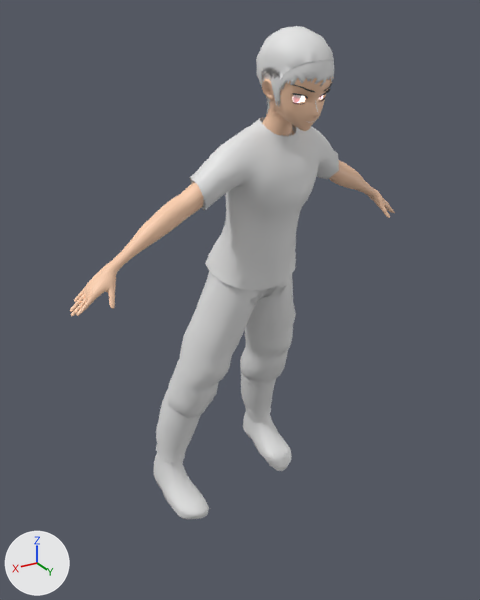
A saved change to the glTF model models/gameCharacter.glb.
Both versions are drawn from a camera (50 mm lens) standing at (0.976, 1.586, 1.456) and looking at (0.008, -0.026, 0.65). The lights are fixed; the arrows at lower left show +X, +Y and +Z. Where no turn or scale is listed for an object, it has been applied to the vertices. Vertices at the same position are counted once.

The older version as bpy lines, for what is in view:
```python
ob_boots_style1 = bpy.data.objects.new('boots.style1', me_plane)
ob_boots_style1.location = (0.0, 0.0, 0.826)
ob_cloth_style1 = bpy.data.objects.new('cloth.style1', me_mblab_anime_male_007)
ob_cloth_style1.location = (0.0, 0.0, 0.826)
ob_cloth_style2 = bpy.data.objects.new('cloth.style2', me_mblab_anime_male_013)
ob_cloth_style2.location = (0.0, 0.0, 0.826)
ob_cref = bpy.data.objects.new('cref', me_mblab_anime_male_002)
ob_cref.location = (0.0, 0.0, 0.826)
ob_cref2 = bpy.data.objects.new('cref2', me_mblab_anime_male_003)
ob_cref2.location = (0.0, 0.0, 0.826)
ob_eyebrows1_001 = bpy.data.objects.new('eyebrows1.001', me_mblab_anime_male_010)
ob_eyebrows1_001.location = (0.0, 0.0, 0.826)
ob_mainbody = bpy.data.objects.new('mainBody', me_mblab_anime_male_001)
ob_mainbody.location = (0.0, 0.0, 0.826)
ob_pantslongref2 = bpy.data.objects.new('pantsLONGREF2', me_mblab_anime_male_005)
ob_pantslongref2.location = (0.0, 0.0, 0.826)
ob_scalphairinside = bpy.data.objects.new('scalpHairInside', me_mblab_anime_male_015)
ob_scalphairinside.location = (0.0, 0.0, 0.826)
# also in view: 'scalphair' at (-0.011, 0.206, 1.29); 'pants.style2' at (0.009, -0.052, 0.567); 'pants.style1' at (0.014, -0.073, 0.487)
```
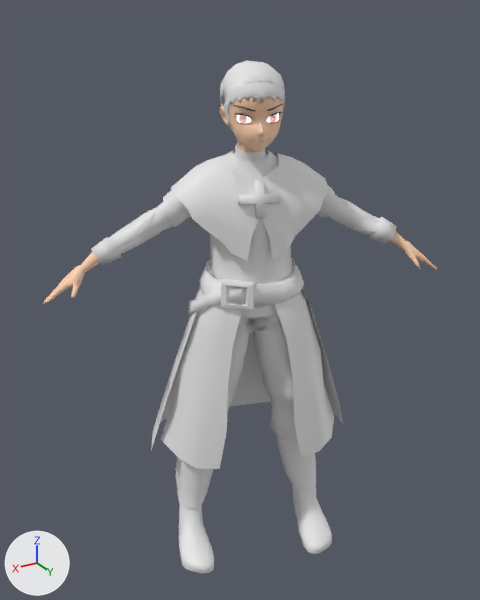
What changed in the scene script:
```text
Change me_plane:
    where me_plane.from_pydata(...)  # 470 vertices, 900 faces; spans x -0.263..0.255, y -0.305..0.011, z -0.928..-0.541
    me_plane part 1: the whole mesh is multiplied about its middle by the matrix ((0.891, 0.44, -0.113), (-0.455, 0.853, -0.255), (-0.016, 0.279, 0.96)), then moved by (0.003, 0.196, -0.13)
Change me_mblab_anime_male_007:
    remove me_mblab_anime_male_007.from_pydata(...)  # 722 vertices, 1390 faces; spans x -0.254..0.24, y -0.064..0.212, z -0.069..0.387
    add me_mblab_anime_male_007.from_pydata(...)  # 398 vertices, 745 faces; spans x -0.241..0.24, y -0.096..0.129, z -0.151..0.283
    me_mblab_anime_male_007 part 2: 722 vertices removed from x -0.254..0.24, y -0.064..0.212, z -0.069..0.387; 398 vertices added at x -0.241..0.24, y -0.096..0.129, z -0.151..0.283
Change me_mblab_anime_male_013:
    remove me_mblab_anime_male_013.from_pydata(...)  # 664 vertices, 1260 faces; spans x -0.249..0.236, y -0.071..0.209, z -0.091..0.362
    add me_mblab_anime_male_013.from_pydata(...)  # 409 vertices, 759 faces; spans x -0.233..0.237, y -0.09..0.129, z -0.174..0.259
    me_mblab_anime_male_013 part 3: 664 vertices removed from x -0.249..0.236, y -0.071..0.209, z -0.091..0.362; 409 vertices added at x -0.233..0.237, y -0.09..0.129, z -0.174..0.259
Change me_mblab_anime_male_008:
    where me_mblab_anime_male_008.from_pydata(...)  # 126 vertices, 206 faces; spans x -0.0809..0.0422, y 0.2117..0.27, z 0.4302..0.4838
    me_mblab_anime_male_008 part 4: the whole mesh is multiplied about its middle by the matrix ((0.891, 0.44, -0.113), (-0.455, 0.853, -0.255), (-0.016, 0.279, 0.96)), then moved by (0.041, -0.1574, -0.0694)
Change me_sphere_001:
    where me_sphere_001.from_pydata(...)  # 224 vertices, 412 faces; spans x -0.0707..0.0298, y 0.2316..0.2604, z 0.4351..0.4691
    me_sphere_001 part 5: the whole mesh is multiplied about its middle by the matrix ((0.891, 0.44, -0.113), (-0.455, 0.853, -0.255), (-0.016, 0.279, 0.96)), then moved by (0.044, -0.1564, -0.0678)
Change me_mblab_anime_male_006:
    where me_mblab_anime_male_006.from_pydata(...)  # 626 vertices, 1215 faces; spans x -0.229..0.257, y -0.268..0.122, z -0.754..0.075
    me_mblab_anime_male_006 part 6: the whole mesh is multiplied about its middle by the matrix ((0.891, 0.44, -0.113), (-0.455, 0.853, -0.255), (-0.016, 0.279, 0.96)), then moved by (-0.011, 0.076, -0.126)
Change me_mblab_anime_male_011:
    where me_mblab_anime_male_011.from_pydata(...)  # 536 vertices, 1033 faces; spans x -0.222..0.239, y -0.226..0.122, z -0.593..0.075
    me_mblab_anime_male_011 part 7: the whole mesh is multiplied about its middle by the matrix ((0.891, 0.44, -0.113), (-0.455, 0.853, -0.255), (-0.016, 0.279, 0.96)), then moved by (-0.01, 0.055, -0.123)
Change me_mblab_anime_male_014:
    remove me_mblab_anime_male_014.from_pydata(...)  # 753 vertices, 1299 faces; spans x -0.094..0.071, y 0.115..0.297, z 0.394..0.534
    add me_mblab_anime_male_014.from_pydata(...)  # 388 vertices, 605 faces; spans x -0.079..0.091, y -0.026..0.128, z 0.293..0.475
    me_mblab_anime_male_014 part 8: 753 vertices removed from x -0.094..0.071, y 0.115..0.297, z 0.394..0.534; 388 vertices added at x -0.079..0.091, y -0.026..0.128, z 0.293..0.475
Change me_mblab_anime_male_015:
    remove me_mblab_anime_male_015.from_pydata(...)  # 366 vertices, 596 faces; spans x -0.095..0.073, y 0.105..0.294, z 0.419..0.604
    add me_mblab_anime_male_015.from_pydata(...)  # 154 vertices, 209 faces; spans x -0.084..0.09, y -0.063..0.116, z 0.32..0.518
    me_mblab_anime_male_015 part 9: 366 vertices removed from x -0.095..0.073, y 0.105..0.294, z 0.419..0.604; 154 vertices added at x -0.084..0.09, y -0.063..0.116, z 0.32..0.518
Remove ob_cref:
    ob_cref = bpy.data.objects.new('cref', me_mblab_anime_male_002)
Remove ob_cref2:
    ob_cref2 = bpy.data.objects.new('cref2', me_mblab_anime_male_003)
Remove ob_eyebrows1_001:
    ob_eyebrows1_001 = bpy.data.objects.new('eyebrows1.001', me_mblab_anime_male_010)
Remove ob_mainbody:
    ob_mainbody = bpy.data.objects.new('mainBody', me_mblab_anime_male_001)
Remove ob_pantslongref2:
    ob_pantslongref2 = bpy.data.objects.new('pantsLONGREF2', me_mblab_anime_male_005)
Add ob_mainbodyhead:
    ob_mainbodyhead = bpy.data.objects.new('mainBodyhead', me_mblab_anime_male_017)  # 1486 vertices, 2831 faces; spans x -0.141..0.134, y -0.067..0.132, z 0.14..0.457; in mat_bodymat (beige #ffd1b0)
    ob_mainbodyhead.location = (0.0, 0.0, 0.826)
Add ob_mainbodyhand:
    ob_mainbodyhand = bpy.data.objects.new('mainBodyhand', me_mblab_anime_male_001_1)  # 961 vertices, 1862 faces; spans x -0.559..0.576, y -0.161..0.248, z -0.106..0.232; in mat_bodymat (beige #ffd1b0)
    ob_mainbodyhand.location = (0.0, 0.0, 0.826)
Add ob_eyebrows:
    ob_eyebrows = bpy.data.objects.new('eyebrows', me_mblab_anime_male_010_1)  # 208 vertices, 320 faces; spans x -0.0407..0.0877, y 0.0697..0.1266, z 0.3696..0.4171; in mat_testmaterial (black #2e2e2e)
    ob_eyebrows.location = (0.0, 0.0, 0.826)
Add ob_cloth_style3:
    ob_cloth_style3 = bpy.data.objects.new('cloth.style3', me_mblab_anime_male_019)  # 342 vertices, 625 faces; spans x -0.158..0.153, y -0.091..0.129, z -0.135..0.267
    ob_cloth_style3.location = (0.0, 0.0, 0.826)
Add ob_cloak_prieststyle1:
    ob_cloak_prieststyle1 = bpy.data.objects.new('cloak.prieststyle1', me_mblab_anime_male_020)  # 654 vertices, 1073 faces; spans x -0.436..0.435, y -0.147..0.184, z -0.016..0.301
    ob_cloak_prieststyle1.location = (0.0, 0.0, 0.826)
Add ob_belt_prieststyle1:
    ob_belt_prieststyle1 = bpy.data.objects.new('belt.prieststyle1', me_belt_priestbelt)  # 381 vertices, 662 faces; spans x -0.317..0.315, y -0.229..0.209, z -0.681..-0.035
    ob_belt_prieststyle1.location = (0.0, 0.0, 0.826)
```

Changed parts and their boxes [x1, y1, x2, y2] in the pictures (480 x 600 px):
'belt.prieststyle1', added: after [151, 257, 344, 469]
'cloak.prieststyle1', added: after [91, 143, 397, 265]
'cloth.style1', reshaped (15% wider): before [190, 118, 339, 283]; after [163, 149, 335, 310]
'pants.style2', reshaped: before [167, 275, 296, 418]; after [227, 313, 298, 448]
'pants.style1', reshaped: before [156, 271, 293, 463]; after [176, 314, 316, 508]
'mainBody', deleted (beige): before [70, 76, 395, 316]
'boots.style1', reshaped: before [153, 412, 292, 519]; after [179, 485, 332, 574]
'cloth.style2', reshaped: before [192, 124, 300, 290]; after [210, 234, 277, 318]
'scalpHairInside', reshaped: before [256, 26, 334, 105]; after [220, 60, 285, 106]
'mainBodyhead', added (beige): after [220, 96, 284, 152]
'scalphair', reshaped: before [261, 60, 334, 115]; after [221, 81, 285, 128]
'cloth.style3', added: after [210, 240, 292, 285]
'mainBodyhand', added (beige): after [43, 231, 437, 304]
'pantsLONGREF2', deleted: before [156, 297, 292, 464]
'eyes', reshaped: before [292, 93, 324, 103]; after [239, 114, 277, 123]
'eyebrows', added: after [233, 104, 282, 124]
'eyebrows1.001', deleted: before [292, 83, 332, 104]
'eyeBack', reshaped: before [298, 96, 323, 103]; after [237, 114, 279, 123]
'cref', deleted: before [203, 125, 297, 206]
